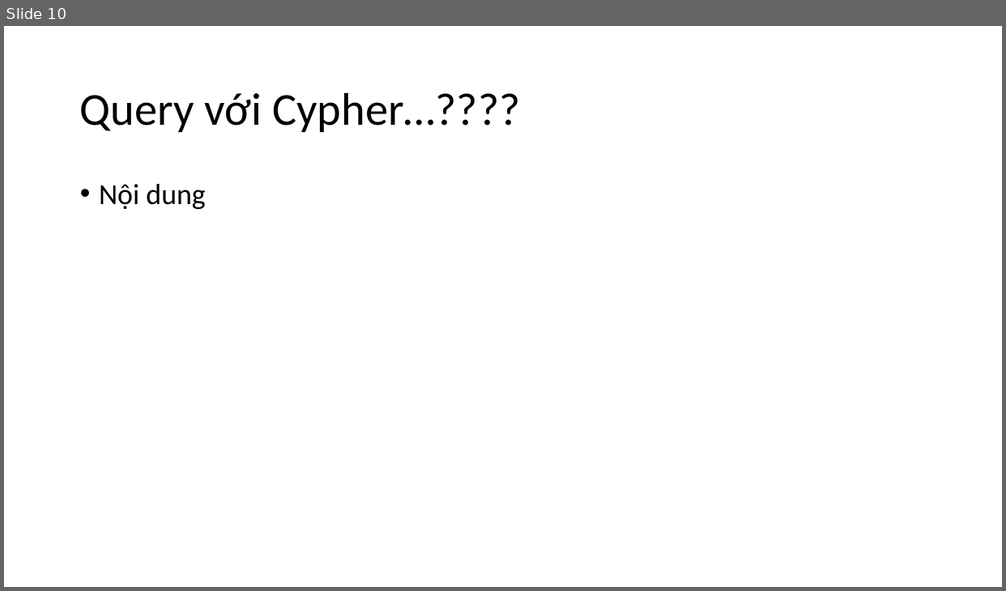
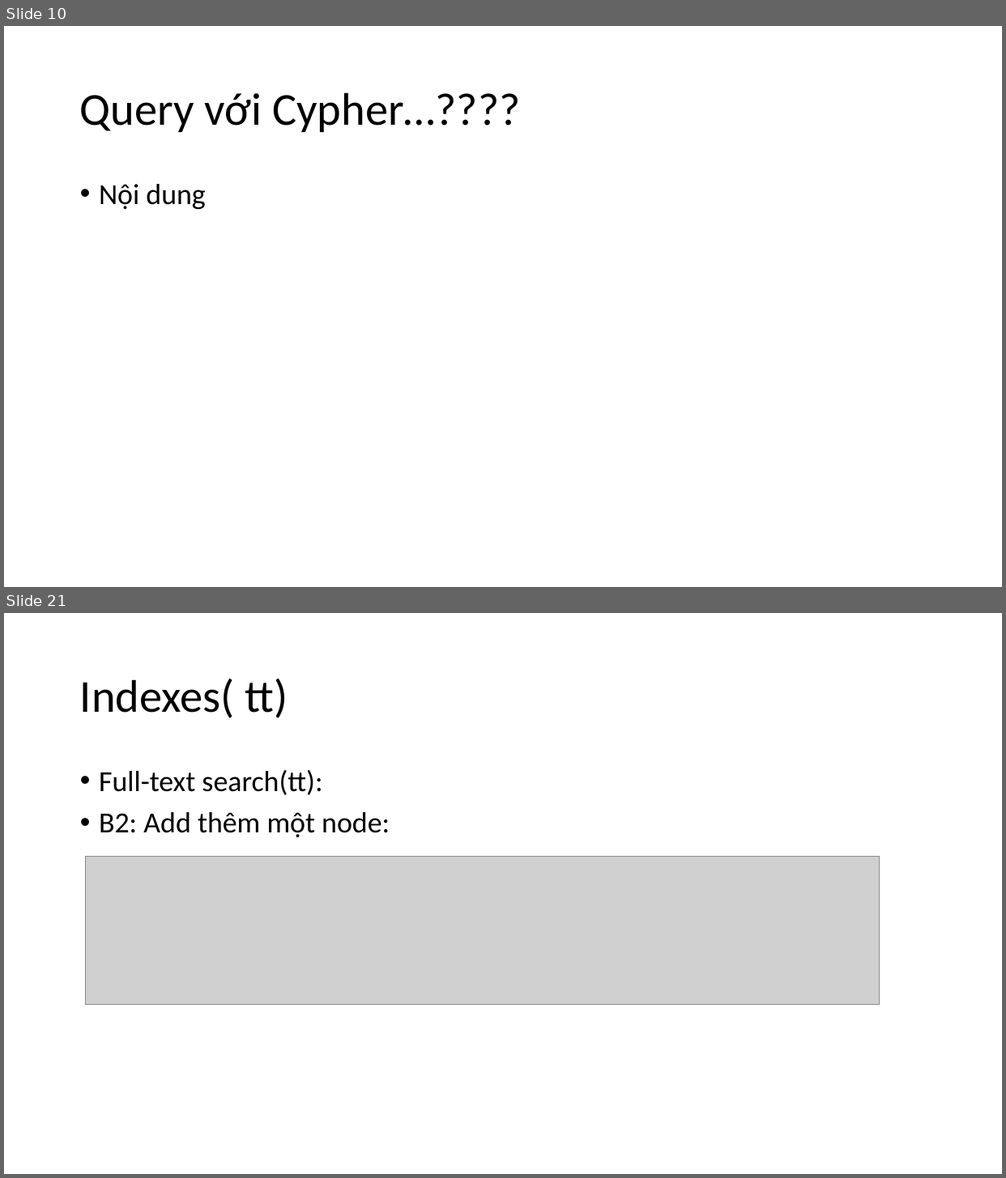
Before and after one commit to NguyenDucHoangLong/Group_4_HTTTHD, a slide deck: Document/Seminar/Slide_Nhóm 4.pptx. Shown one above the other, each under a label of ours: slide 10 before the commit, slides 10 and 21 after it; the slides between them are not shown. The pictures are 1006x591 and 1006x1178 pixels, drawn with LibreOffice and Linux fonts; fonts in the diff are those of the drawing; grey boxes stand for pictures. Boxes give left, top, right and bottom in pixels: in the first picture for what was removed or moved away, otherwise in the second. Text is boxed around its words. In the diff, an @@ line names an element or a change of style, - is before the commit and + after.

```diff
--- a/Document/Seminar/Slide_Nhóm 4.pptx
+++ b/Document/Seminar/Slide_Nhóm 4.pptx
@@ slide 21 added at [4, 613, 1002, 1174], background #FFFFFF @@
@@ title added at [80, 679, 288, 718], 44 pt, text #000000 @@
+Indexes( tt)
@@ text added at [99, 770, 390, 837], 28 pt, text #000000 @@
+• Full-text search(tt):
+• B2: Add thêm một node:
@@ picture added at [86, 856, 879, 1004] @@
```
Also in this commit, not shown: 2 slides changed, 24 other slides added, 1 other file.
